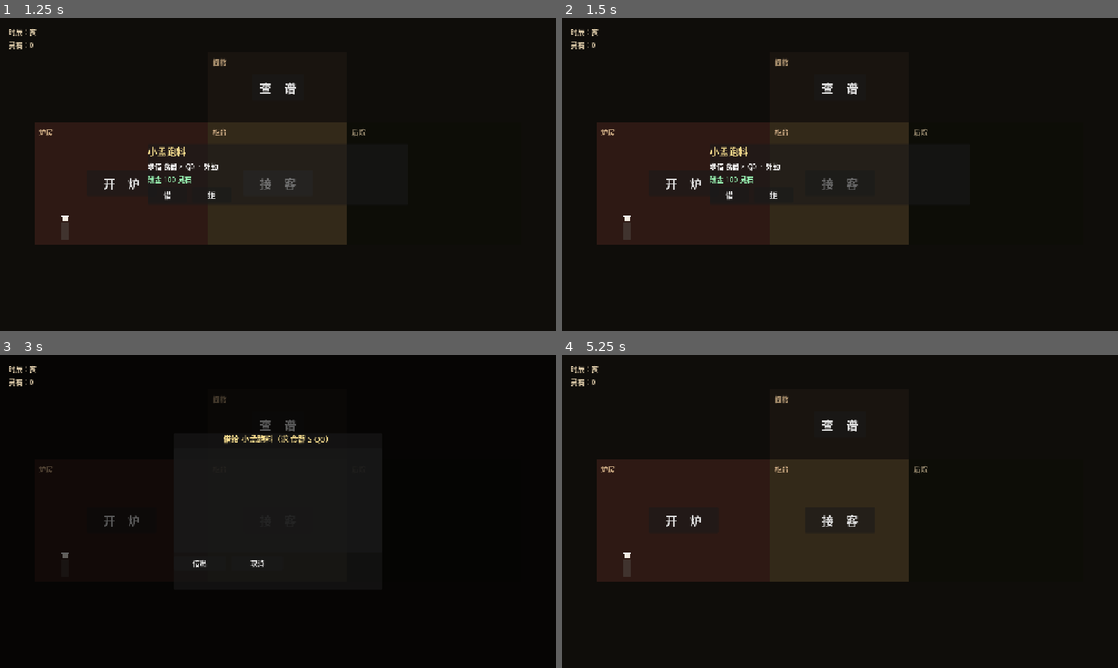
Above: before the commit, frames 1-4 (two rows, left to right).
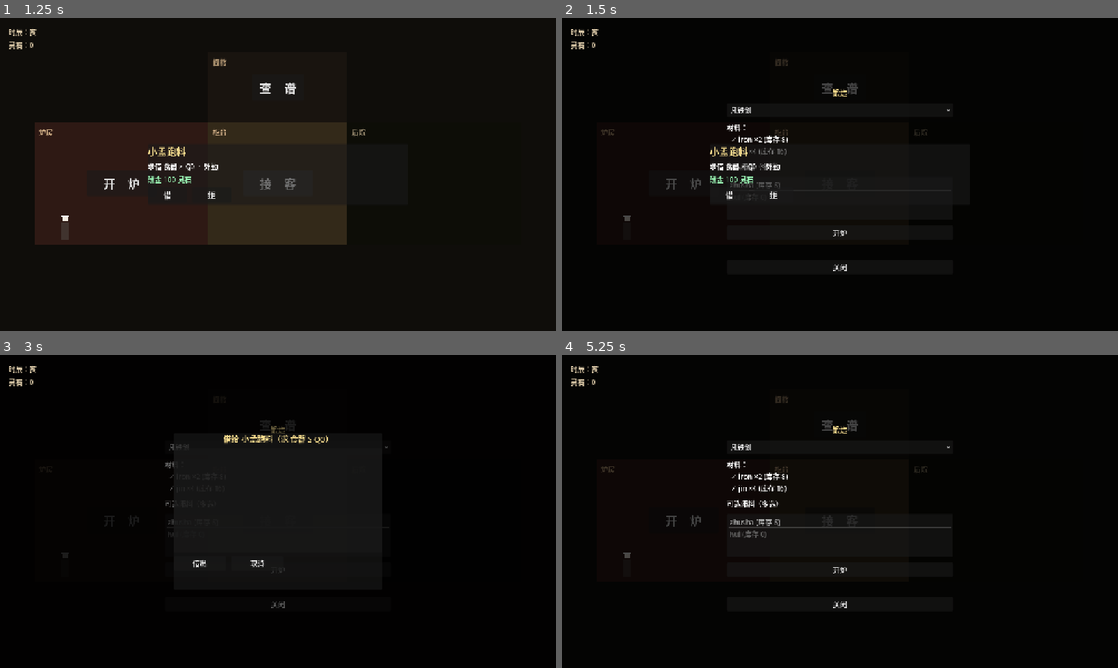
Above: after the commit, the same moments.

Repository: guliqianxun/XiuXianLegend
Game: Godot game, scene res://scenes/shop.tscn
The game is run twice, just before and just after one commit, with the same random seed, the same clock (stepped at 60 frames per second) and the same inputs.
Inputs (mouse positions are in pixels of both pictures, inside the frame that each line leads up to):
- Up to frame 1 (1.25 s): click "接 客" at 0.5 s
- Up to frame 2 (1.5 s): click "开 炉" at 1.25 s
- Up to frame 3 (3 s): click "查 谱" at 2 s; click "借" at 2.75 s
- Up to frame 4 (5.25 s): click "借出" at 3.5 s; click (840, 445) at 4.25 s, where only the run after the commit has a clickable "凡铁剑"; click "取消" at 5 s

Frame 1 is identical in both runs. In frame 2, 15% of the frame differs, in the area x 6-70%, y 12-81%; in frame 3, 0.4%; in frame 4, 21%.

Commit message:
fix(N4): 全屏 overlay panel mouse_filter=IGNORE，修第二次接客无反应
3 个全 viewport overlay panel（CustomerArrivalPanel/LendDialog/ReturnNotice）
默认 mouse_filter=STOP，size 又被强制为 1280x720 覆盖整屏，
导致 visible=false 状态下空白区域仍可能截获事件、影响下次按钮点击。
改为 IGNORE：root 不消费事件、Frame 内部按钮自己 STOP 收点击。

同步清理 customer_arrival_panel.gd / shop_screen.gd 里的诊断 print。

Diff:
--- a/godot/scenes/ui/customer_arrival_panel.tscn
+++ b/godot/scenes/ui/customer_arrival_panel.tscn
@@ -8,6 +8,7 @@
 anchor_right = 1.0
 anchor_bottom = 1.0
 offset_top = -160.0
+mouse_filter = 2
 script = ExtResource("1")
 
 [node name="Frame" type="PanelContainer" parent="."]
--- a/godot/scenes/ui/lend_dialog.tscn
+++ b/godot/scenes/ui/lend_dialog.tscn
@@ -6,6 +6,7 @@
 anchors_preset = 15
 anchor_right = 1.0
 anchor_bottom = 1.0
+mouse_filter = 2
 script = ExtResource("1")
 
 [node name="Backdrop" type="ColorRect" parent="."]
--- a/godot/scenes/ui/return_notice.tscn
+++ b/godot/scenes/ui/return_notice.tscn
@@ -10,6 +10,7 @@
 offset_top = 100.0
 offset_right = 300.0
 offset_bottom = 180.0
+mouse_filter = 2
 script = ExtResource("1")
 
 [node name="Frame" type="PanelContainer" parent="."]
--- a/godot/scripts/ui/customer_arrival_panel.gd
+++ b/godot/scripts/ui/customer_arrival_panel.gd
@@ -23,6 +23,10 @@
 
 func show_request(req: CustomerRequest) -> void:
 	_current = req
+	# 防御性：每次 show 强制 size + position（防 anchor-on-Node2D 坑反复发作）
+	var vp_size: Vector2 = get_viewport_rect().size
+	position = Vector2.ZERO
+	size = vp_size
 	visible = true
 	var c := DataRegistry.get_resource(&"customer", req.customer_id) as CustomerData
 	_name_label.text = c.display_name if c != null else String(req.customer_id)
--- a/godot/scripts/ui/shop_screen.gd
+++ b/godot/scripts/ui/shop_screen.gd
@@ -96,7 +96,7 @@
 
 func _on_open_counter() -> void:
 	if not CustomerSpawner.spawn_now():
-		push_warning("counter: pending request exists or spawn failed")
+		push_warning("counter: pending request exists or spawn failed (pending=%s)" % EncounterState.pending_request)
 
 
 func _on_customer_arrived(_cid: StringName, req: Variant) -> void:
